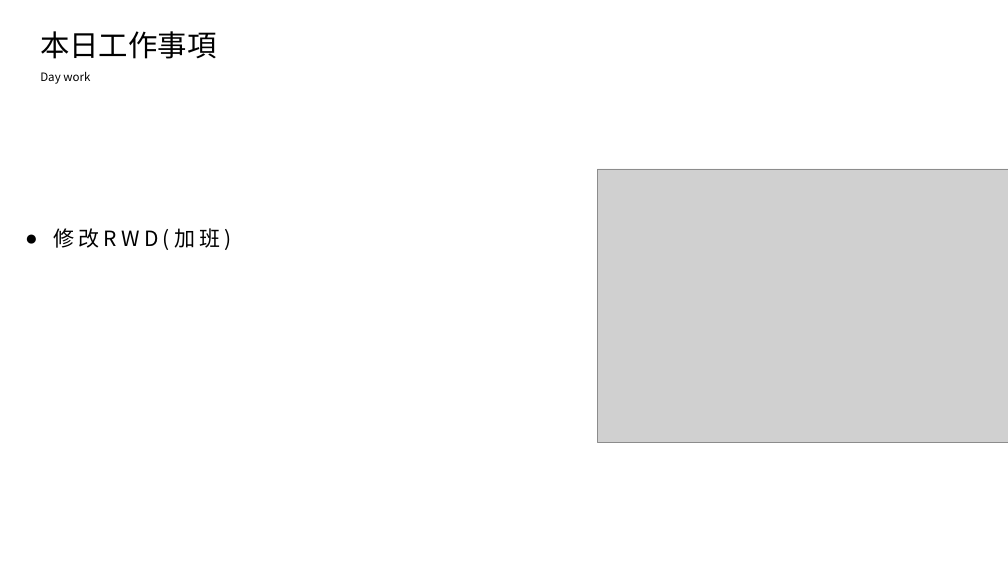
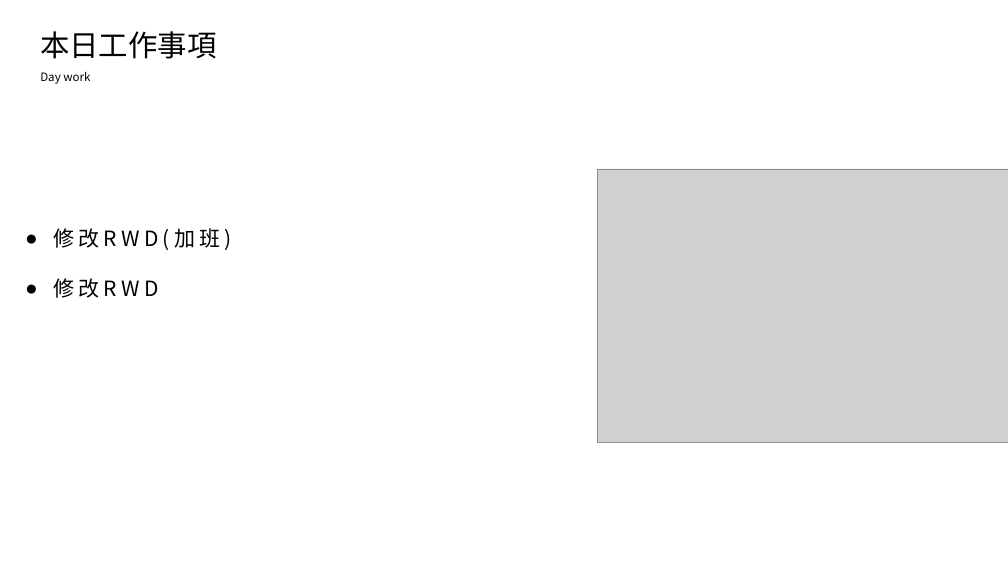
Before and after one commit to king637324/KnowledgeGreenhouseSystem, a slide deck: slide 2 of 工作日報_葉柏漢/2021.11/2021.11.01(加班)_2021.11.02工作日報_葉柏漢.pptx. Drawn at 1008x567 pixels with LibreOffice and Linux fonts; fonts in the diff are those of the drawing; grey boxes stand for pictures. Boxes give left, top, right and bottom in pixels: in the first picture for what was removed or moved away, otherwise in the second. Text is boxed around its words. In the diff, an @@ line names an element or a change of style, - is before the commit and + after.

```diff
--- a/工作日報_葉柏漢/2021.11/2021.11.01(加班)_2021.11.02工作日報_葉柏漢.pptx
+++ b/工作日報_葉柏漢/2021.11/2021.11.01(加班)_2021.11.02工作日報_葉柏漢.pptx
@@ text at box(53, 278, 158, 298): paragraph added @@
+● 修改RWD
```
Also in this commit, not shown: 1 other slide changed, 2 slides added, 5 other files.
